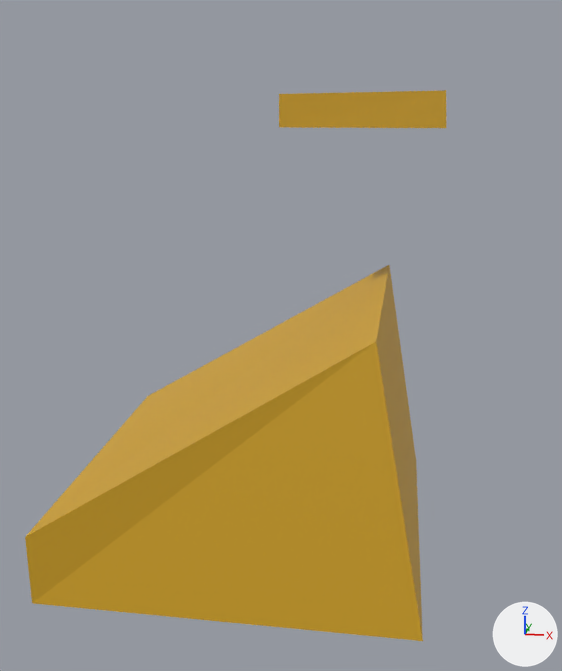
Before and after pictures for a commit that changed the Blender file resources/leo.blend.
The view is the same before and after, from a 50 mm lens placed at (2.18, -4.97, 0.65), pointed at (1.52, -0.57, -0.67). Every picture has the same lights, and +X, +Y and +Z are marked at lower right.
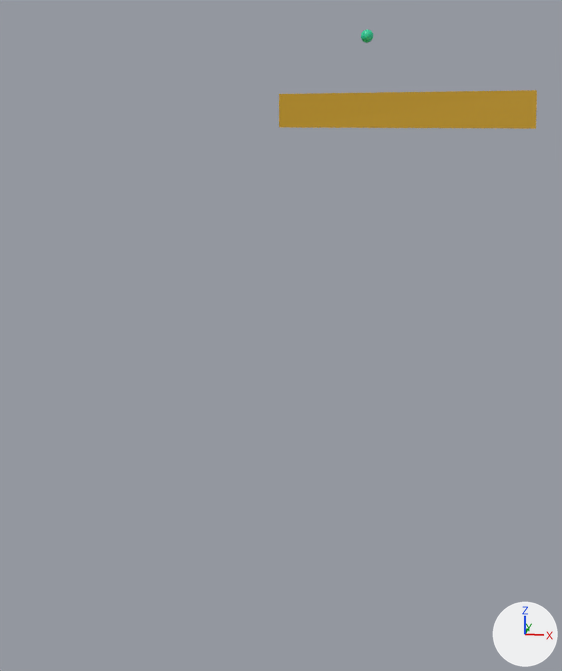
The newer file is also turned or shifted as a whole; pictures and numbers use the older file's frame.

What differs and where, as boxes (x1, y1, x2, y2) in the pictures (562 x 671 px):
'Plane.002', deleted: before (25, 265, 423, 641)
'Plane', reshaped (53% wider): before (279, 90, 447, 128); after (279, 90, 537, 129)
'Sphere', added: after (361, 29, 373, 43)

What changed in the scene script:
```text
Add mat_material_002:
    mat_material_002 = principled_material('Material.002')
    mat_material_002.base_color = (0.0176, 0.658, 0.352)  # green #24d4a0
Change me_plane:
    where me_plane.from_pydata(...)  # 8 vertices, 6 faces; spans x -1.0..1.0, y -1.0..1.0, z -0.39..0.04
    used by ob_plane; location = (1.948, 0.199, 0.703); scale = (0.483, 0.483, 0.483)
    before: 1 (0.97, -0.99, 0.04) at pixel (446, 90), 3 (1.0, 1.0, 0.0), 5 (1.0, -1.0, -0.39) at pixel (446, 128), 7 (1.0, 1.0, -0.39)
    me_plane part 1
    add for i in [1, 3, 5, 7]: me_plane.vertices[i].co += Vector((1.02, 0.0, 0.0))
Add me_sphere:
    me_sphere.from_pydata(...)  # a UV sphere (32 segments, 16 rings, poles along z) spanning x -1.0..1.0, y -1.0..1.0, z -1.0..1.0
    me_sphere.materials.append(mat_material_002)  # green #24d4a0
Remove ob_plane_002:
    ob_plane_002 = bpy.data.objects.new('Plane.002', me_plane_001)
    ob_plane_002.location = (1.384, -0.713, -1.448)
Add ob_sphere:
    ob_sphere = bpy.data.objects.new('Sphere', me_sphere)
    ob_sphere.location = (1.916, 0.774, 1.093)
    ob_sphere.scale = (0.0425, 0.0425, 0.0425)
```
